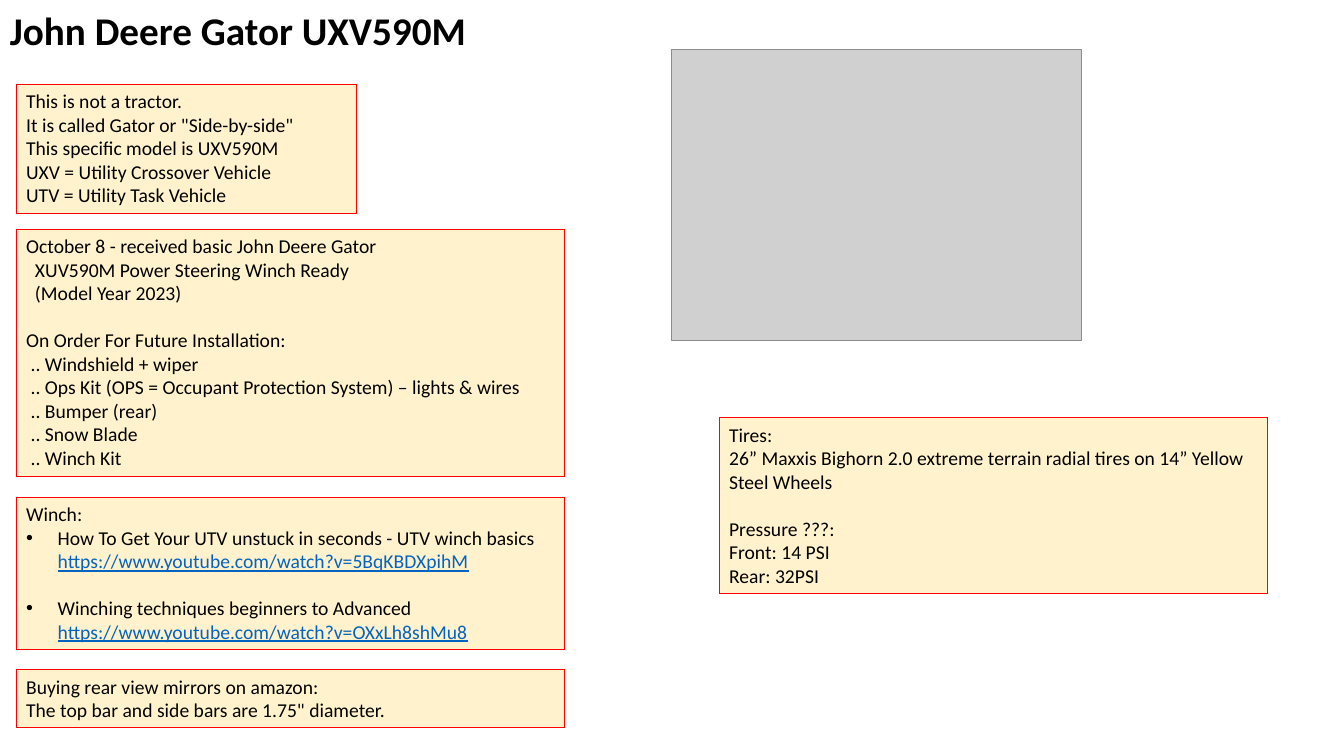
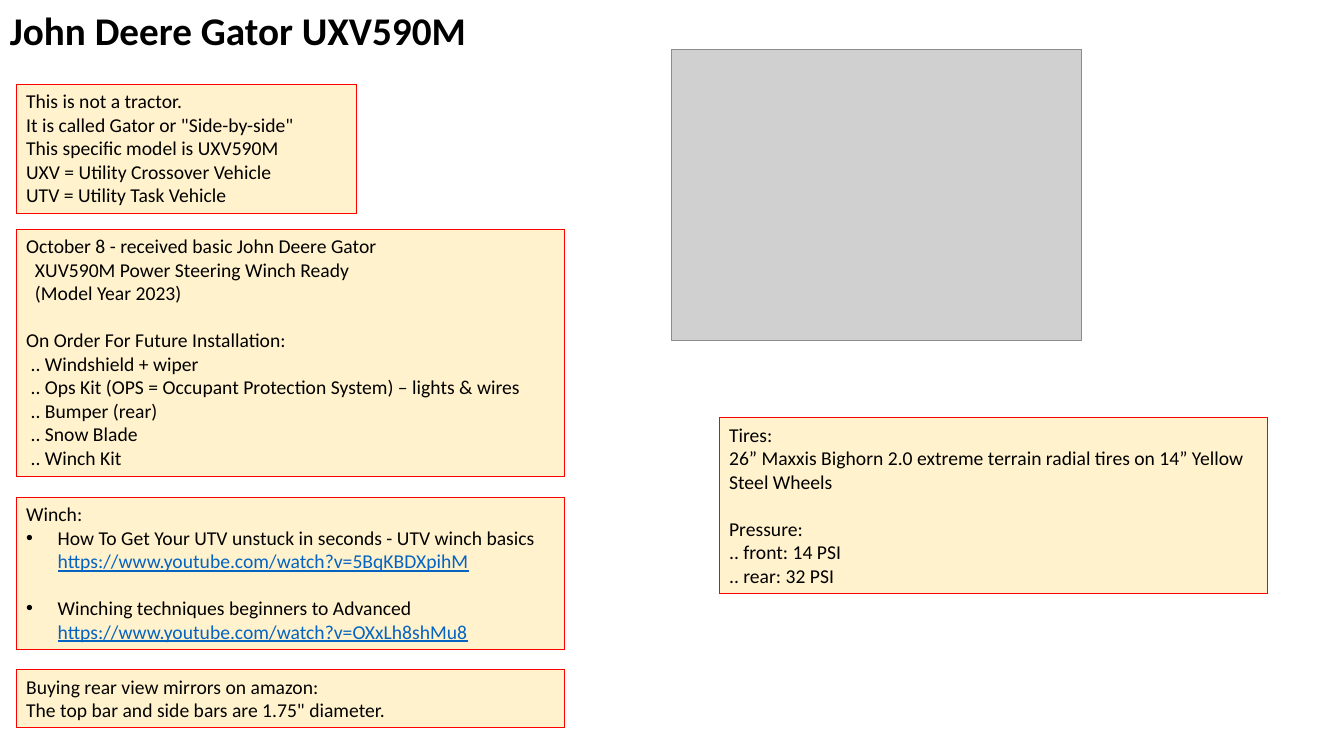
Before and after one commit to lselector/misc_farm, a slide deck: slide 1 of gator_xuv590m.pptx. Drawn at 1344x756 pixels with LibreOffice and Linux fonts; fonts in the diff are those of the drawing; grey boxes stand for pictures. Boxes give left, top, right and bottom in pixels: in the first picture for what was removed or moved away, otherwise in the second. Text is boxed around its words. In the diff, an @@ line names an element or a change of style, - is before the commit and + after.

Commit message:
update

```diff
--- a/gator_xuv590m.pptx
+++ b/gator_xuv590m.pptx
@@ text in rectangle at (x1=729, y1=523, x2=841, y2=583): text changed @@
-Pressure ???:
-Front: 14 PSI
-Rear: 32PSI
+Pressure:
+.. front: 14 PSI
+.. rear: 32 PSI
```
